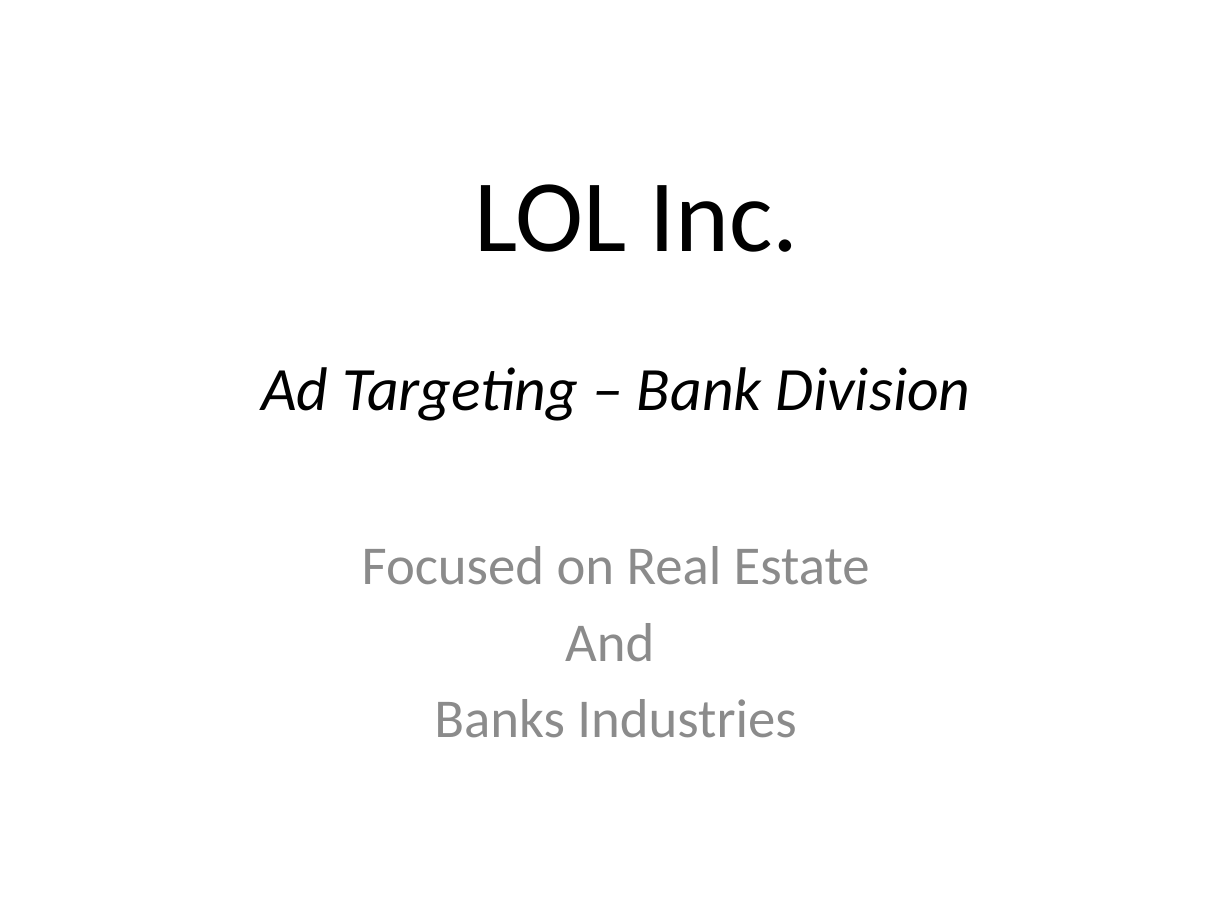
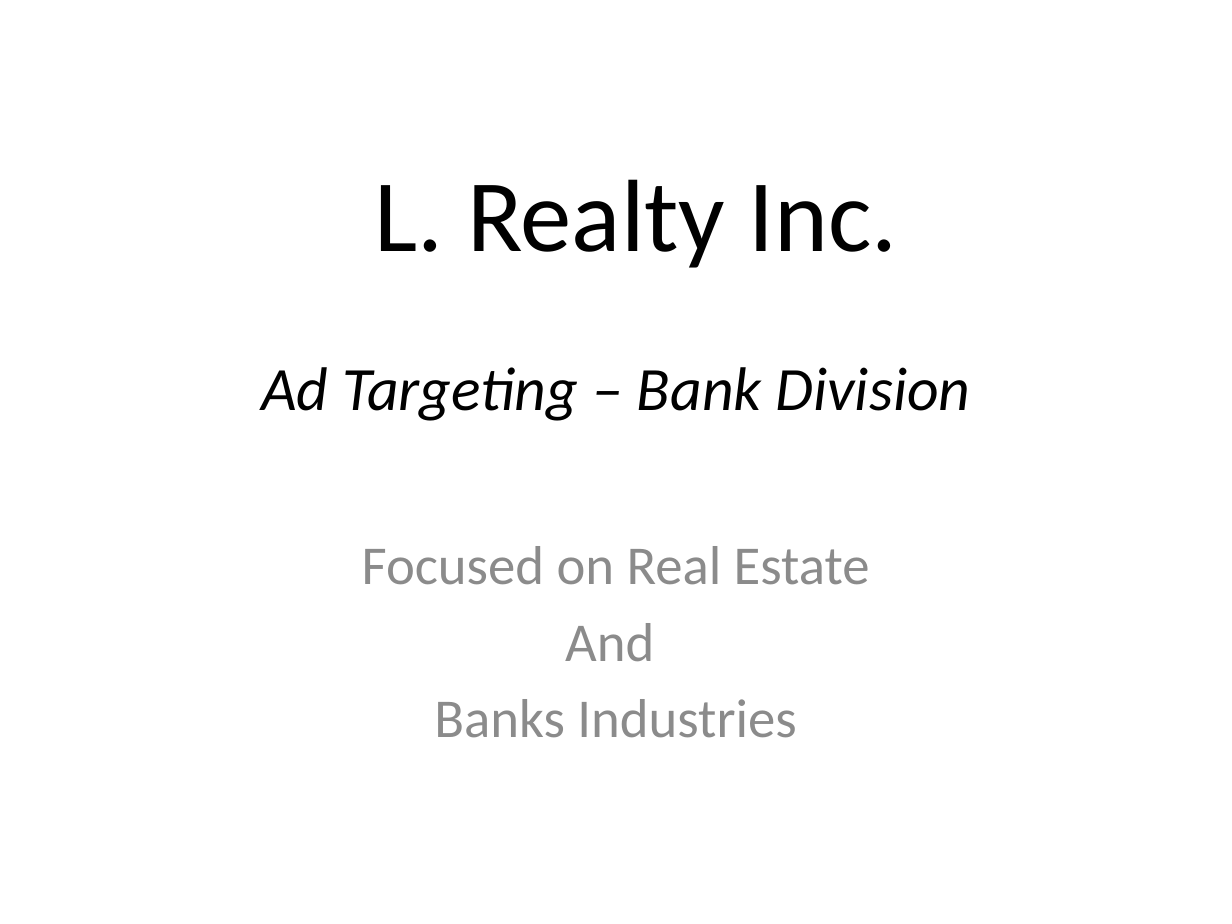
Before and after one commit to KevinMars/Mcnulty, a slide deck: slide 1 of Mcnulty_Presentation.pptx. Drawn at 1232x924 pixels with LibreOffice and Linux fonts; fonts in the diff are those of the drawing. Boxes give left, top, right and bottom in pixels: in the first picture for what was removed or moved away, otherwise in the second. Text is boxed around its words. In the diff, an @@ line names an element or a change of style, - is before the commit and + after.

```diff
--- a/Mcnulty_Presentation.pptx
+++ b/Mcnulty_Presentation.pptx
@@ text at (x1=375, y1=179, x2=898, y2=268): text changed @@
-LOL Inc.
+L. Realty Inc.
```
Also in this commit, not shown: 2 other slides changed, 2 slides added, 6 other files.
